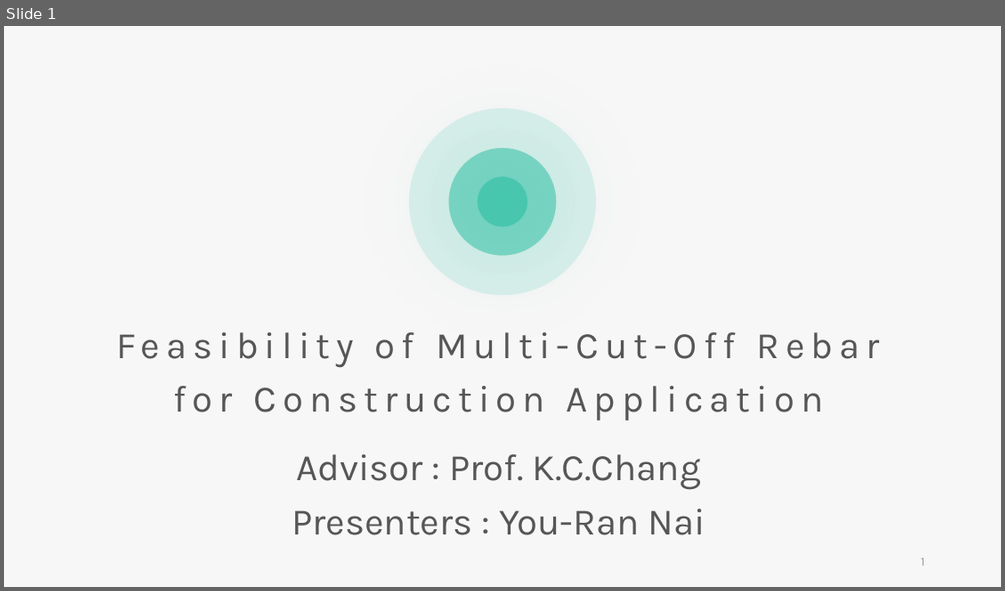
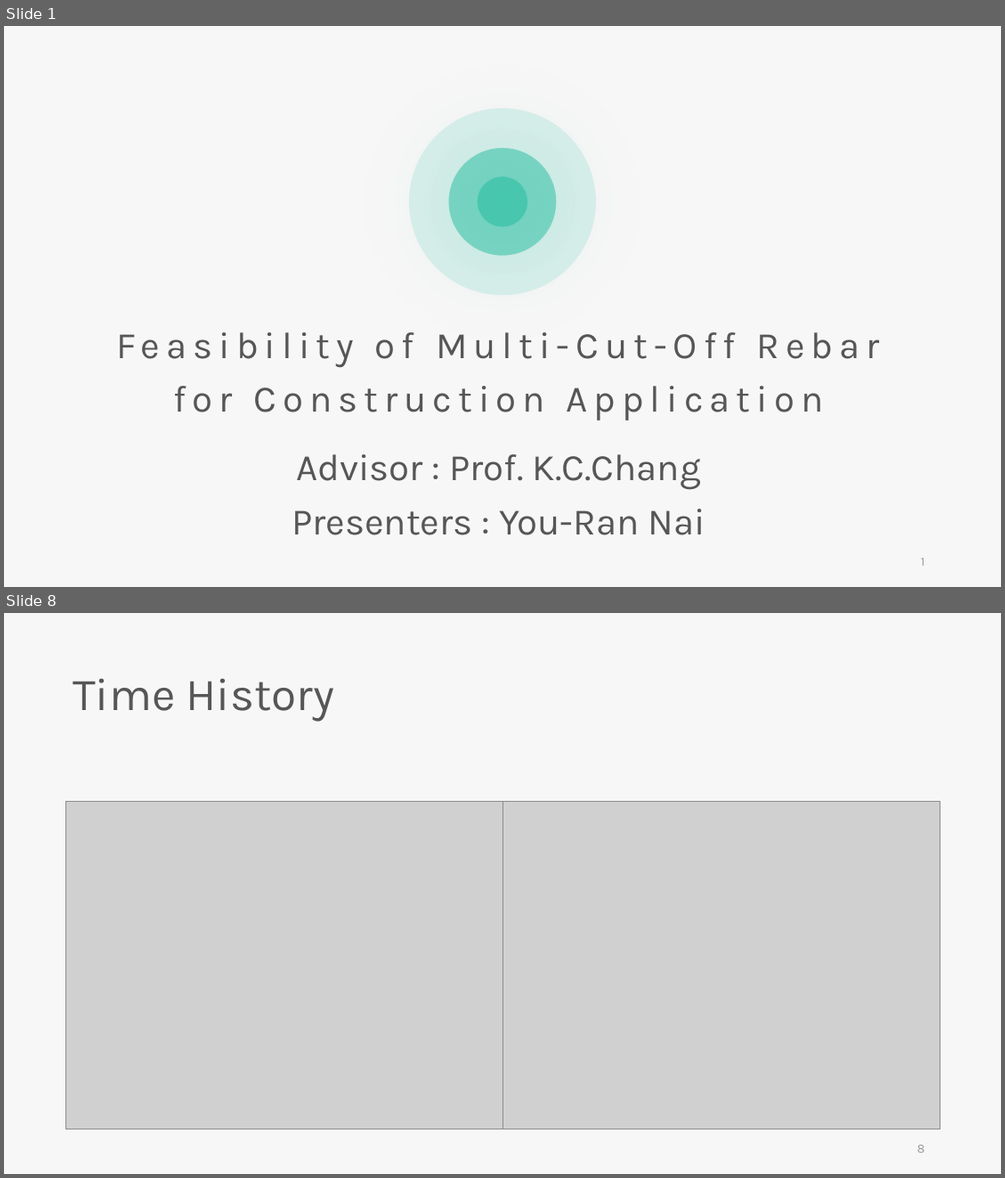
Before and after one commit to skyran1278/thesis, a slide deck: Meeting/20190531 Meeting/20190531 Meeting.pptx. Shown one above the other, each under a label of ours: slide 1 before the commit, slides 1 and 8 after it; the slides between them are not shown. The pictures are 1005x591 and 1005x1178 pixels, drawn with LibreOffice and Linux fonts; fonts in the diff are those of the drawing; grey boxes stand for pictures. Boxes give left, top, right and bottom in pixels: in the first picture for what was removed or moved away, otherwise in the second. Text is boxed around its words. In the diff, an @@ line names an element or a change of style, - is before the commit and + after.

```diff
--- a/Meeting/20190531 Meeting/20190531 Meeting.pptx
+++ b/Meeting/20190531 Meeting/20190531 Meeting.pptx
@@ slide 8 added at bbox=[4, 613, 1001, 1174], background #F7F7F7 @@
@@ text added at bbox=[73, 678, 334, 721], 44 pt, text #565656 @@
+Time History
@@ picture added at bbox=[65, 801, 502, 1128] @@
@@ picture added at bbox=[503, 801, 940, 1128] @@
@@ page number added at bbox=[917, 1144, 925, 1152], 12 pt, text #9A9A9A @@
+8
```
Also in this commit, not shown: 4 slides changed, 5 other slides added, 5 other files.
